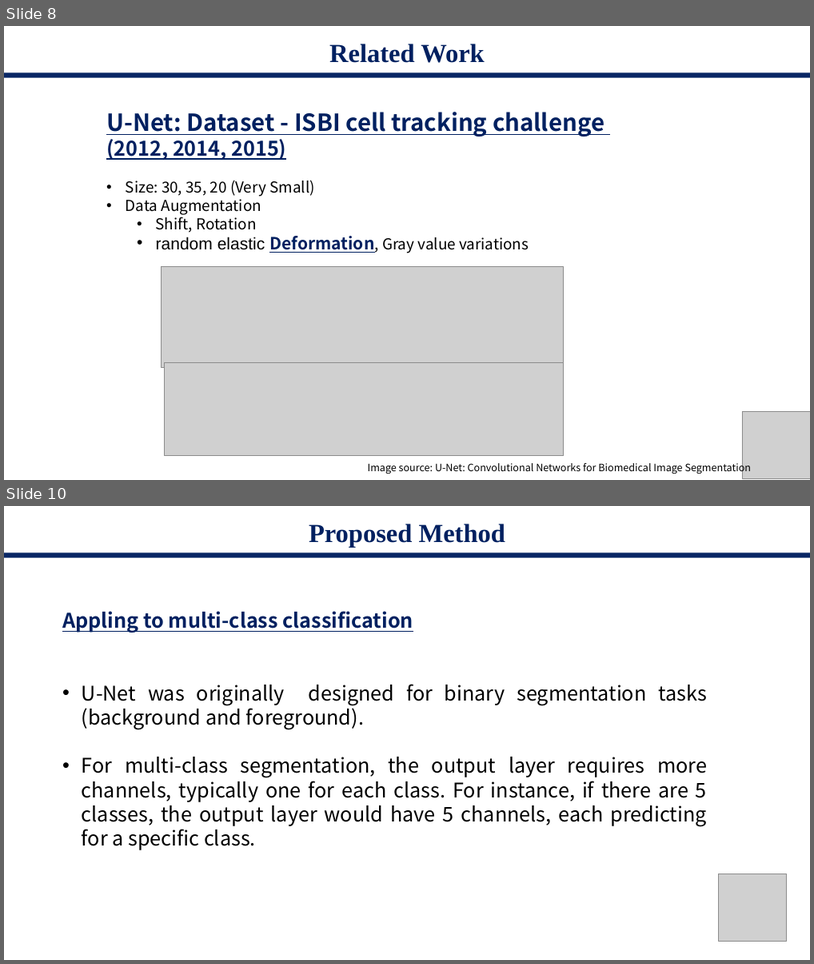
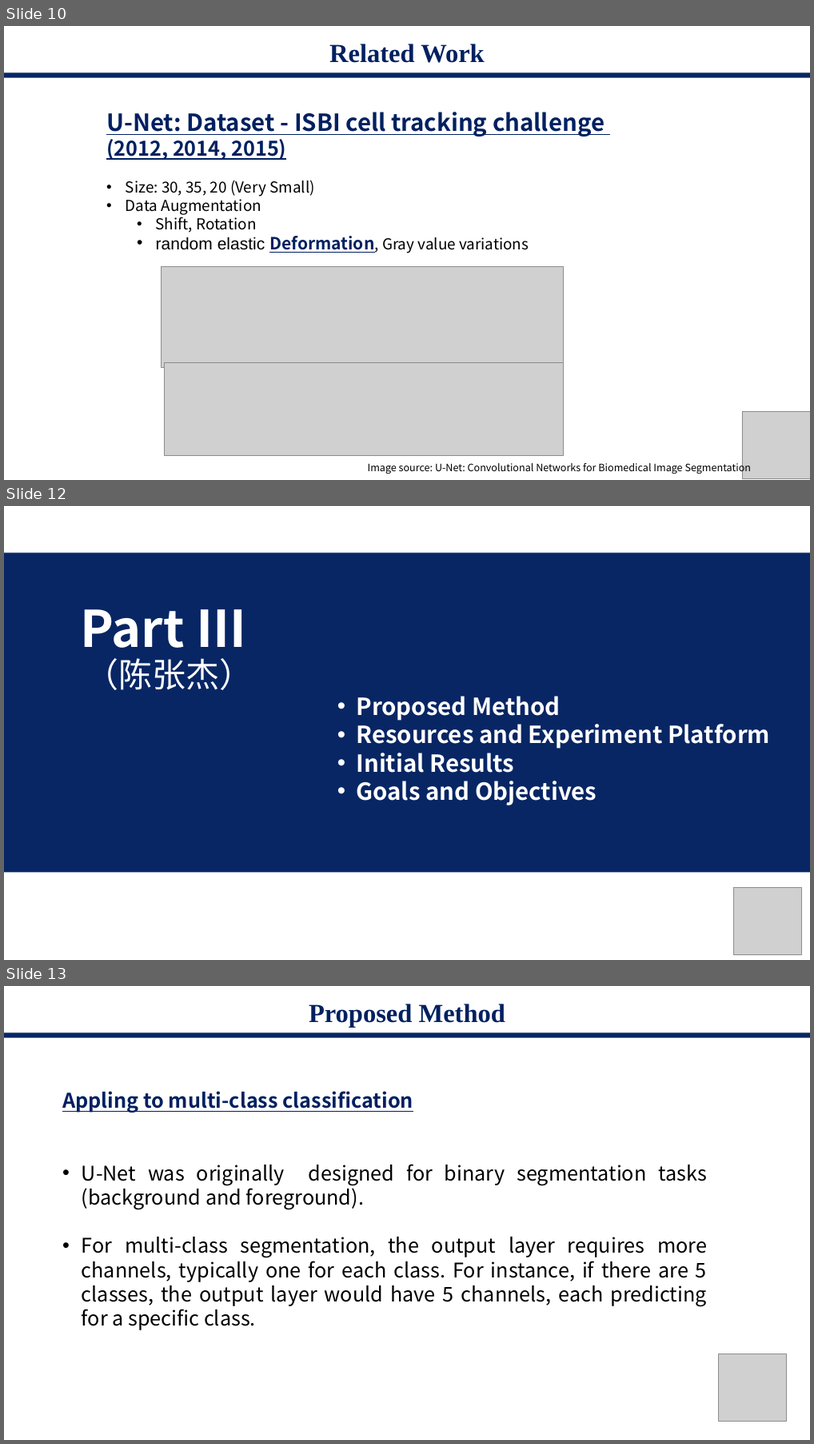
Before and after one commit to starga2er777/CS405_Project_SUSTech, a slide deck: proposal.pptx. Shown one above the other, each under a label of ours: slides 8 and 10 before the commit, slides 10, 12 and 13 after it; the slides between them are not shown. The pictures are 814x964 and 814x1444 pixels, drawn with LibreOffice and Linux fonts; fonts in the diff are those of the drawing; grey boxes stand for pictures. Boxes give left, top, right and bottom in pixels: in the first picture for what was removed or moved away, otherwise in the second. Text is boxed around its words. In the diff, an @@ line names an element or a change of style, - is before the commit and + after.

```diff
--- a/proposal.pptx
+++ b/proposal.pptx
@@ slide 12 added at <box>4,506,810,960</box>, background #FFFFFF @@
@@ rectangle added at <box>4,552,810,872</box>, fill #002060 at 97% opacity @@
@@ title added at <box>80,609,253,690</box>, 60 pt, text #FFFFFF, bold @@
+Part Ⅲ
+（陈张杰）
@@ text added at <box>357,696,770,805</box>, 28 pt, text #FFFFFF, bold @@
+• Proposed Method
+• Resources and Experiment Platform
+• Initial Results
+• Goals and Objectives
@@ picture added at <box>734,887,802,955</box> @@
@@ what was slide 8 is now slide 10 @@
@@ what was slide 10 is now slide 13 @@
```
Also in this commit, not shown: 4 slides changed, 3 other slides added.
